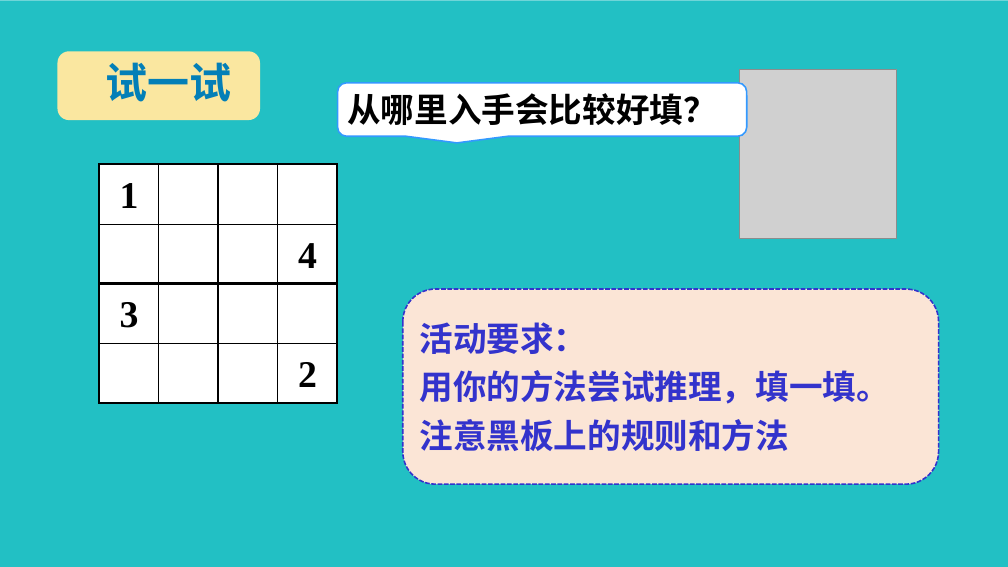
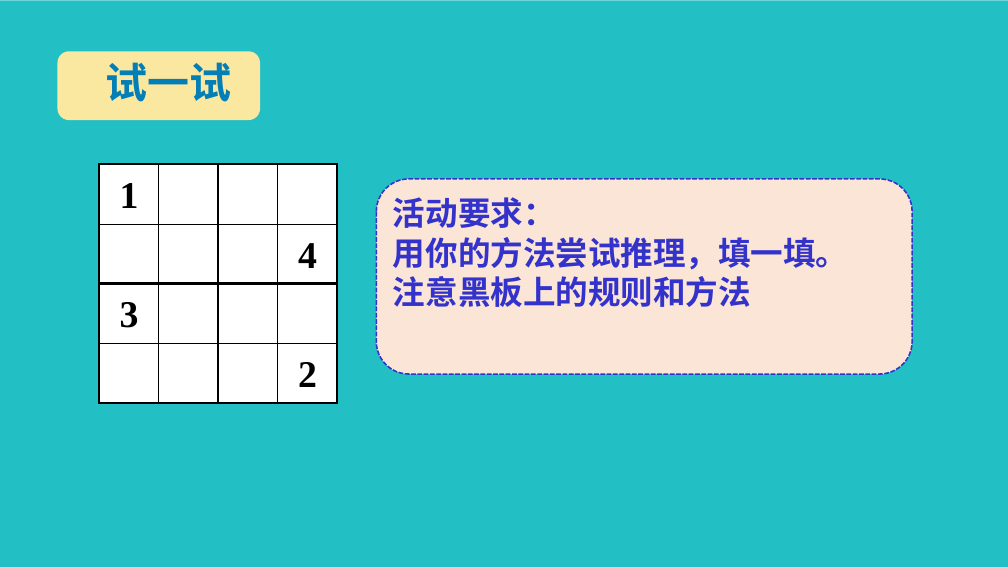
Before and after one commit to Camellia895/Camellia895.github.io, a slide deck: slide 5 of docs/教学/实习/汇报课-二年级下-数独游戏/数独游戏.pptx. Drawn at 1008x567 pixels with LibreOffice and Linux fonts; fonts in the diff are those of the drawing; grey boxes stand for pictures; background and template pictures are left out. Boxes give left, top, right and bottom in pixels: in the first picture for what was removed or moved away, otherwise in the second. Text is boxed around its words. In the diff, an @@ line names an element or a change of style, - is before the commit and + after.

```diff
--- a/docs/教学/实习/汇报课-二年级下-数独游戏/数独游戏.pptx
+++ b/docs/教学/实习/汇报课-二年级下-数独游戏/数独游戏.pptx
@@ rounded speech box removed at bbox=[338, 83, 747, 137] @@
@@ picture removed at bbox=[740, 70, 897, 239] @@
@@ text removed at bbox=[347, 93, 717, 125] @@
-从哪里入手会比较好填？
@@ rounded rectangle: place and size @@
-rounded rectangle at bbox=[403, 289, 939, 484]
+rounded rectangle at bbox=[377, 179, 913, 374]
@@ text "活动要求：": place and size @@
-text "活动要求：" at bbox=[419, 322, 890, 451]
+text "活动要求：" at bbox=[393, 197, 848, 307]
@@ text "活动要求：" at bbox=[393, 197, 848, 307]: size 32 to 31 pt, font Noto Sans CJK SC to Noto Sans CJK JP; line spacing 46pt to 1 @@
```
Also in this commit, not shown: 4 other slides changed, 1 slide added, 2 slides removed, 17 other files.
